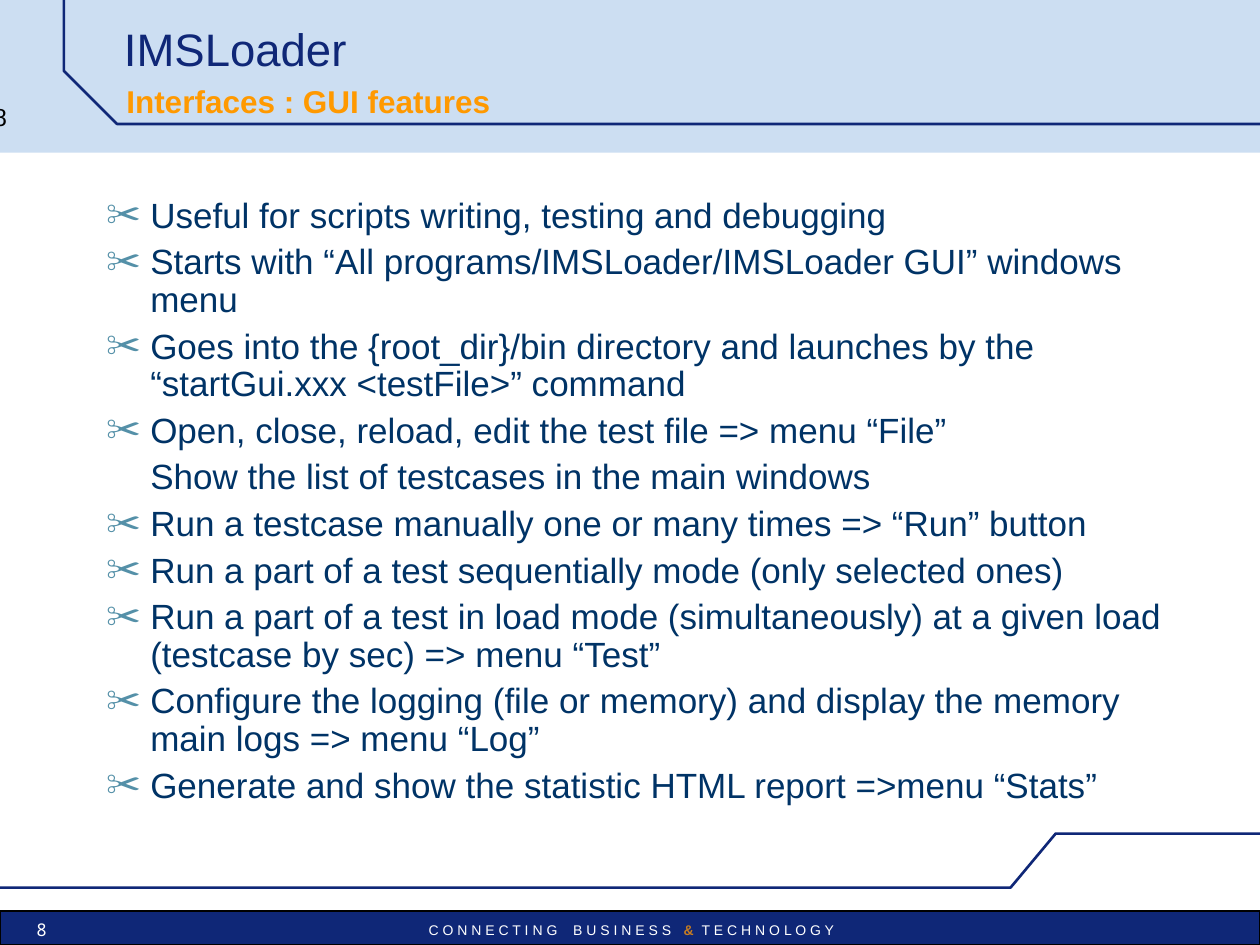
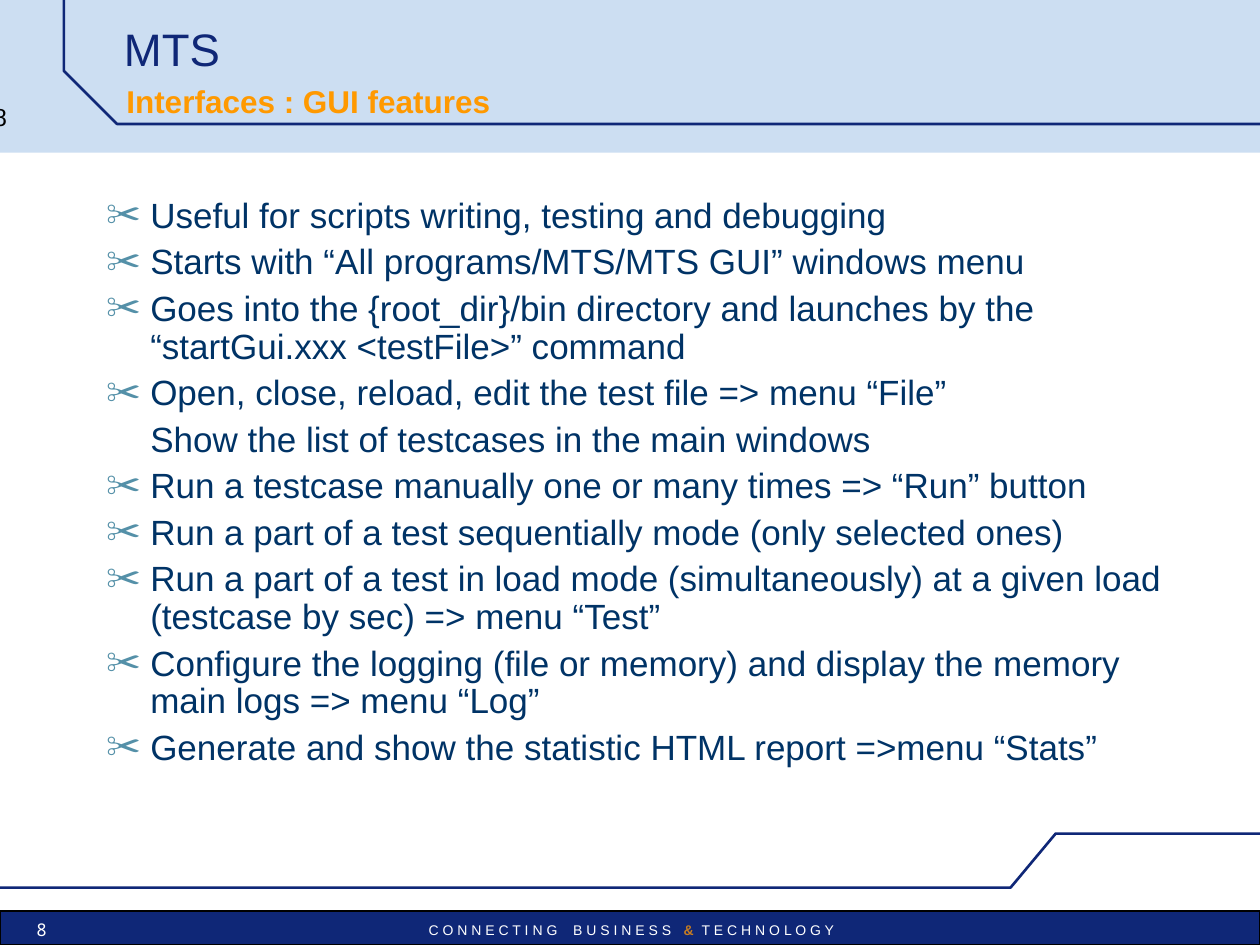
Before and after one commit to vu3mmg/mts-project, a slide deck: slide 8 of trunk/mts/src/main/doc/MTS-Pres-technical.ppt. Drawn at 1260x945 pixels with LibreOffice and Linux fonts; fonts in the diff are those of the drawing; background and template pictures are left out. Boxes give left, top, right and bottom in pixels: in the first picture for what was removed or moved away, otherwise in the second. Text is boxed around its words. In the diff, an @@ line names an element or a change of style, - is before the commit and + after.

```diff
--- a/trunk/mts/src/main/doc/MTS-Pres-technical.ppt
+++ b/trunk/mts/src/main/doc/MTS-Pres-technical.ppt
@@ title at <box>124,34,220,67</box>: text changed @@
-IMSLoader
+MTS
@@ text at <box>150,248,1025,281</box>: text changed @@
-✂ Starts with “All programs/IMSLoader/IMSLoader GUI” windows menu
+✂ Starts with “All programs/MTS/MTS GUI” windows menu
```
Also in this commit, not shown: 27 other slides changed, 35 other files.
